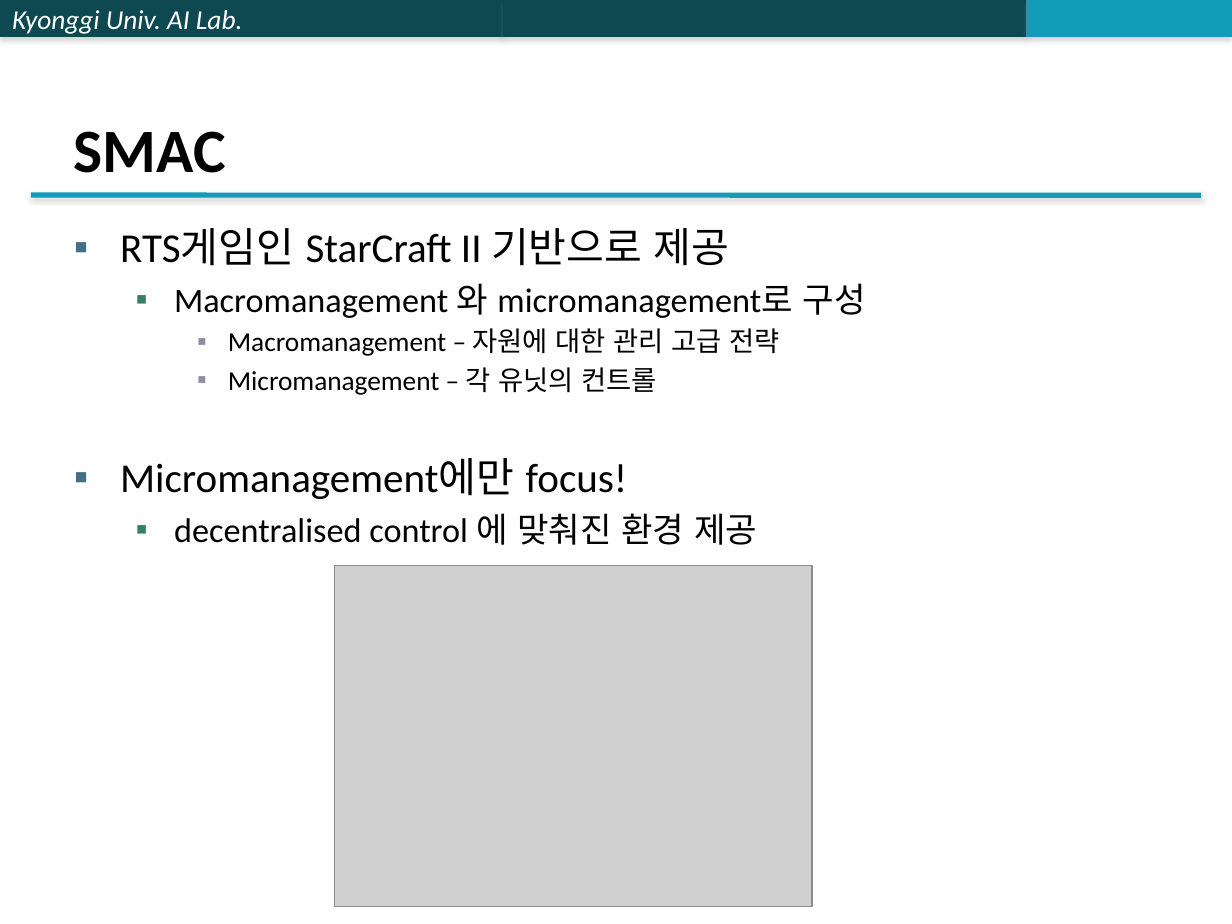
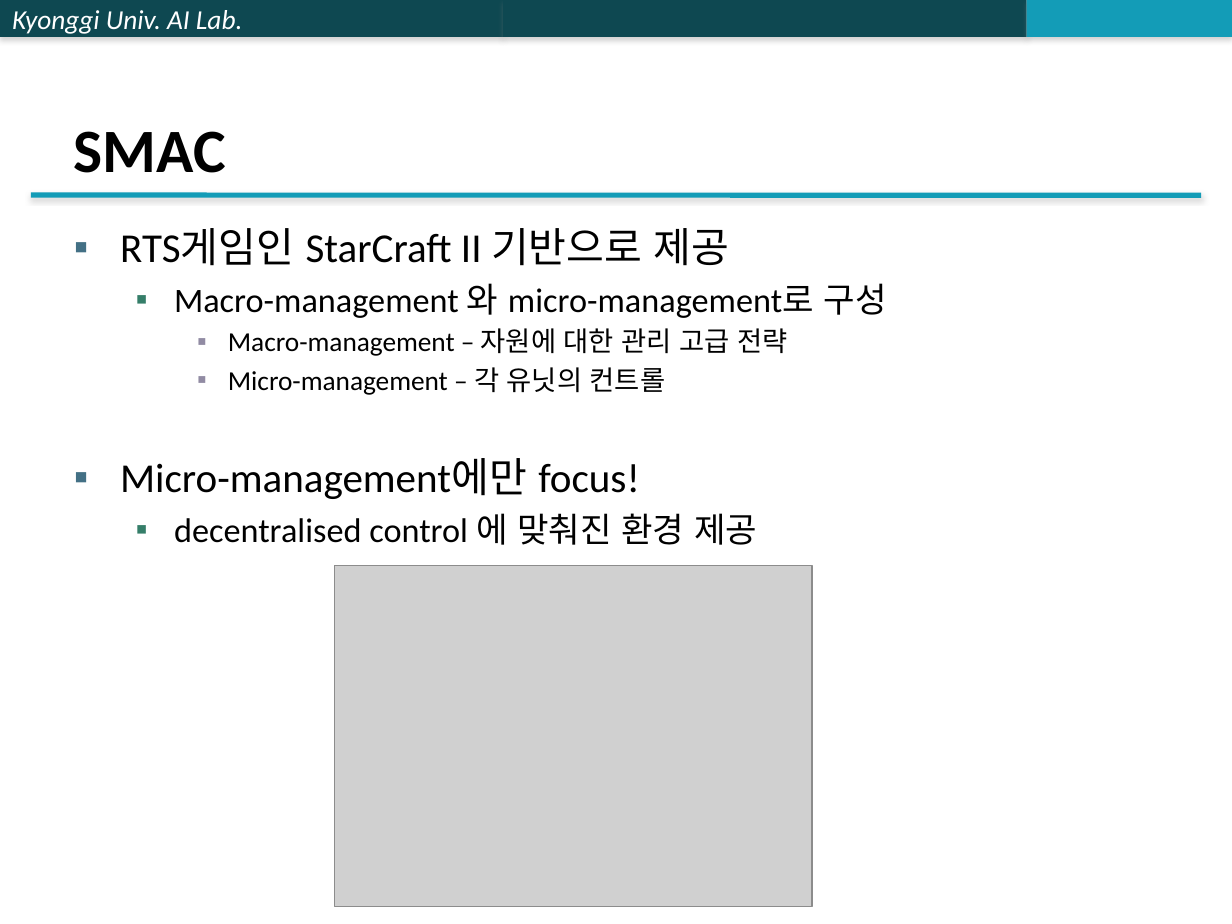
Before and after one commit to jk96491/PapersSeminar, a slide deck: slide 13 of Multi_Agent/PPTX/The StarCraft Multi-Agent Challenge.pptx (slide 15 before the commit). Drawn at 1232x924 pixels with LibreOffice and Linux fonts; fonts in the diff are those of the drawing; grey boxes stand for pictures. Boxes give left, top, right and bottom in pixels: in the first picture for what was removed or moved away, otherwise in the second. Text is boxed around its words. In the diff, an @@ line names an element or a change of style, - is before the commit and + after.

```diff
--- a/Multi_Agent/PPTX/The StarCraft Multi-Agent Challenge.pptx
+++ b/Multi_Agent/PPTX/The StarCraft Multi-Agent Challenge.pptx
@@ text at (120,283,887,499): text changed @@
-  ▪ Macromanagement 와 micromanagement로 구성
-    ▪ Macromanagement – 자원에 대한 관리 고급 전략
-    ▪ Micromanagement – 각 유닛의 컨트롤
-▪ Micromanagement에만 focus!
+  ▪ Macro-management 와 micro-management로 구성
+    ▪ Macro-management – 자원에 대한 관리 고급 전략
+    ▪ Micro-management – 각 유닛의 컨트롤
+▪ Micro-management에만 focus!
```
Also in this commit, not shown: 3 other slides changed, 2 slides removed.
